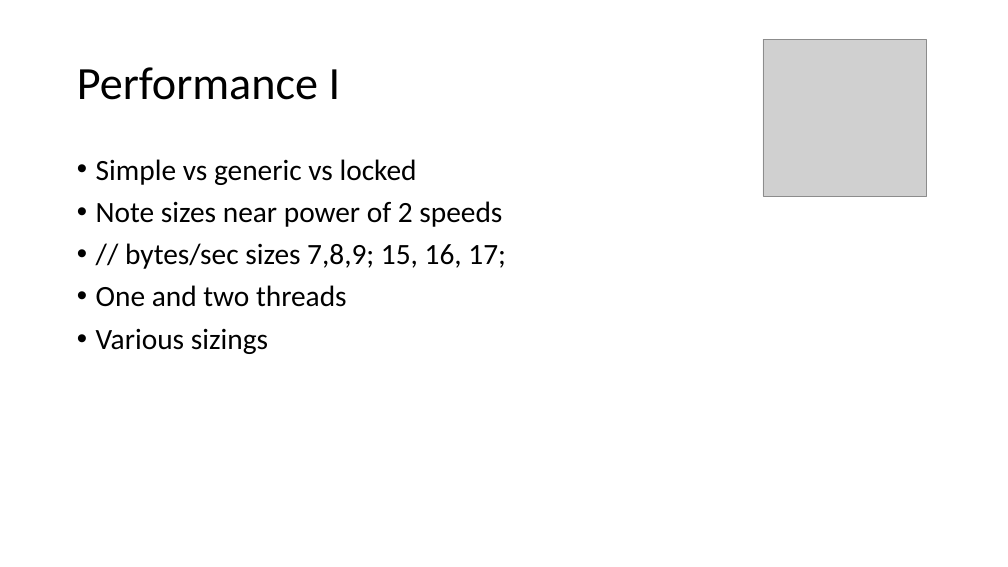
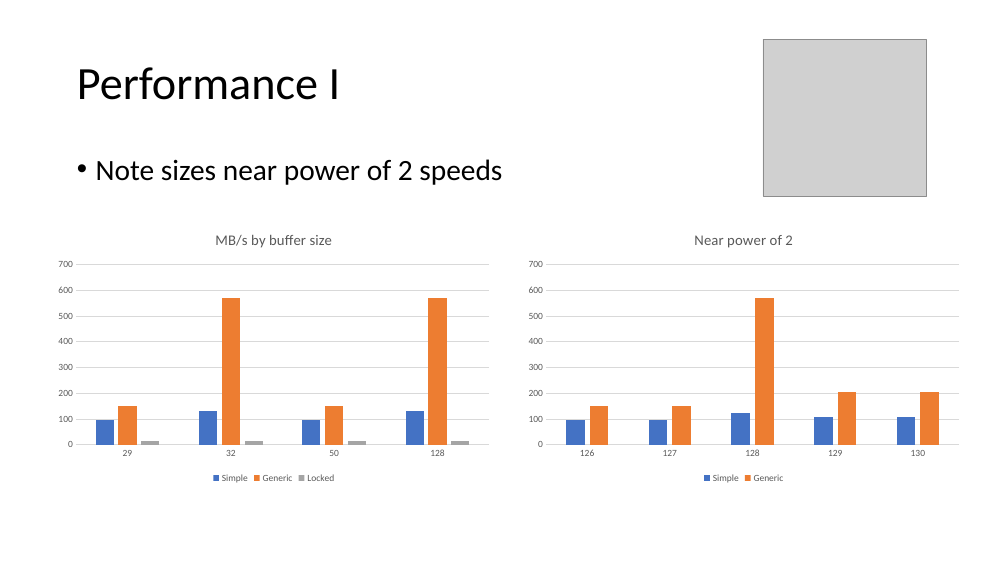
Before and after one commit to ChrisLomont/RingBuffer, a slide deck: slide 14 of Making a Ringbuffer.pptx. Drawn at 1008x567 pixels with LibreOffice and Linux fonts; fonts in the diff are those of the drawing; grey boxes stand for pictures. Boxes give left, top, right and bottom in pixels: in the first picture for what was removed or moved away, otherwise in the second. Text is boxed around its words. In the diff, an @@ line names an element or a change of style, - is before the commit and + after.

```diff
--- a/Making a Ringbuffer.pptx
+++ b/Making a Ringbuffer.pptx
@@ text at (96,159,417,185): paragraph removed @@
-• Simple vs generic vs locked
@@ column chart added at (49,218,498,487) @@
+title "MB/s by buffer size "
+categories: 29, 32, 50, 128
+Simple: 100, 130, 100, 130
+Generic: 150, 570, 150, 570
+Locked: 10, 10, 10, 10
@@ column chart added at (520,218,969,487) @@
+title "Near power of 2 "
+categories: 126, 127, 128, 129, 130
+Simple: 100, 100, 120, 110, 110
+Generic: 150, 150, 570, 200, 200
@@ text at (96,243,506,354): paragraphs removed @@
-• // bytes/sec sizes 7,8,9; 15, 16, 17;
-• One and two threads
-• Various sizings
```
Also in this commit, not shown: 8 other slides changed, 8 slides added, 3 slides removed, 4 other files.
